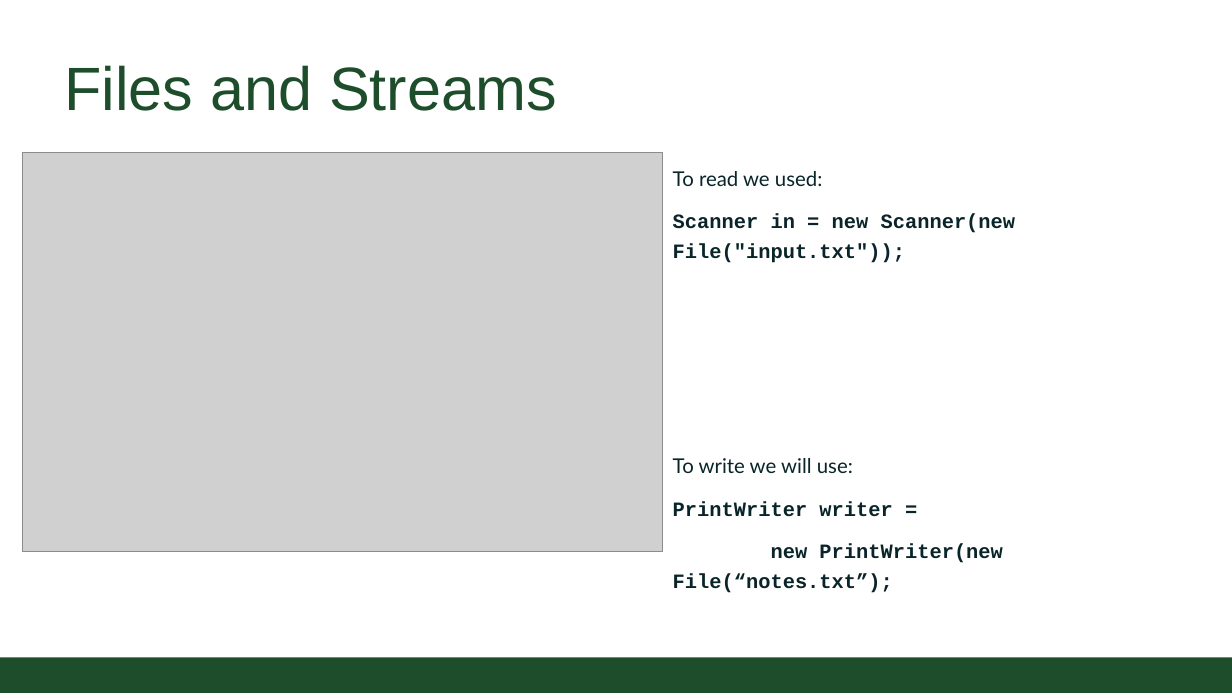
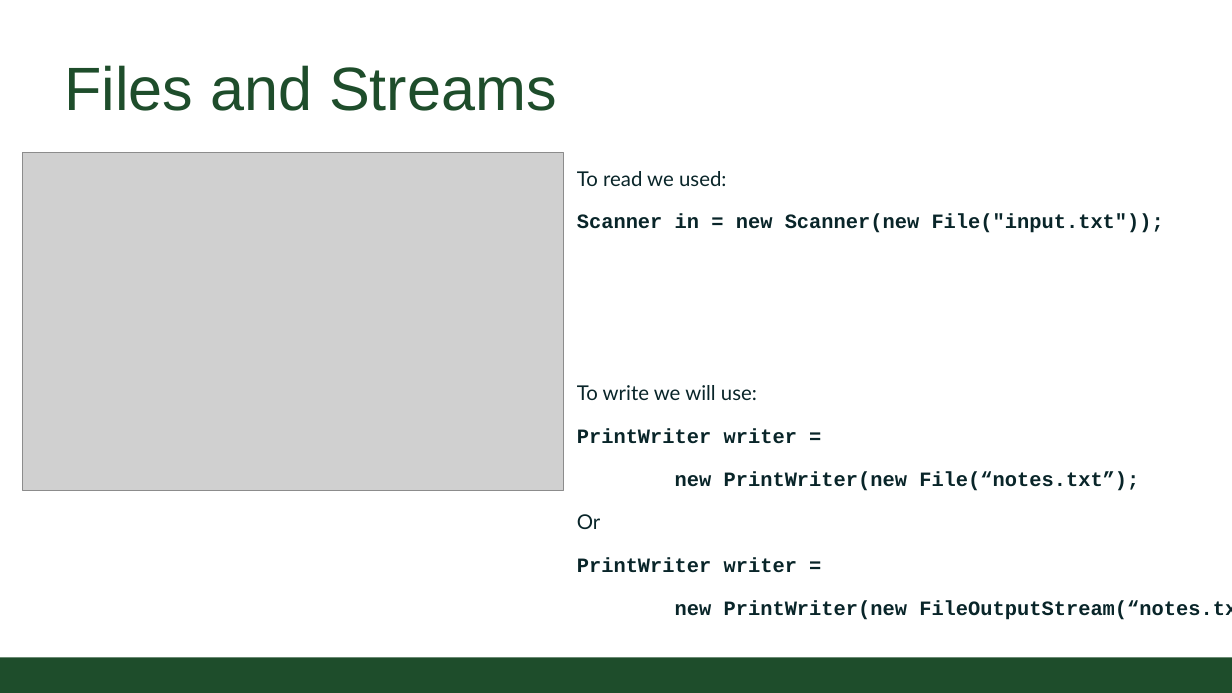
Before and after one commit to CSU-CompSci-CS163-4/Handouts, a slide deck: slide 6 of slides/On-Campus/09_01_OSandFileWriting.pptx. Drawn at 1232x693 pixels with LibreOffice and Linux fonts; fonts in the diff are those of the drawing; grey boxes stand for pictures; background and template pictures are left out. Boxes give left, top, right and bottom in pixels: in the first picture for what was removed or moved away, otherwise in the second. Text is boxed around its words. In the diff, an @@ line names an element or a change of style, - is before the commit and + after.

```diff
--- a/slides/On-Campus/09_01_OSandFileWriting.pptx
+++ b/slides/On-Campus/09_01_OSandFileWriting.pptx
@@ picture: place and size @@
-picture at <box>22,152,662,552</box>
+picture at <box>22,152,563,490</box>
@@ text "To read we used:": place and size @@
-text "To read we used:" at <box>673,171,1016,593</box>
+text "To read we used:" at <box>577,171,1232,620</box>
@@ text at <box>577,514,1232,620</box>: paragraphs added @@
+Or
+PrintWriter writer =
+new PrintWriter(new FileOutputStream(“notes.txt”);
```
Also in this commit, not shown: 5 other slides changed, 8 slides added, 3 slides removed.
